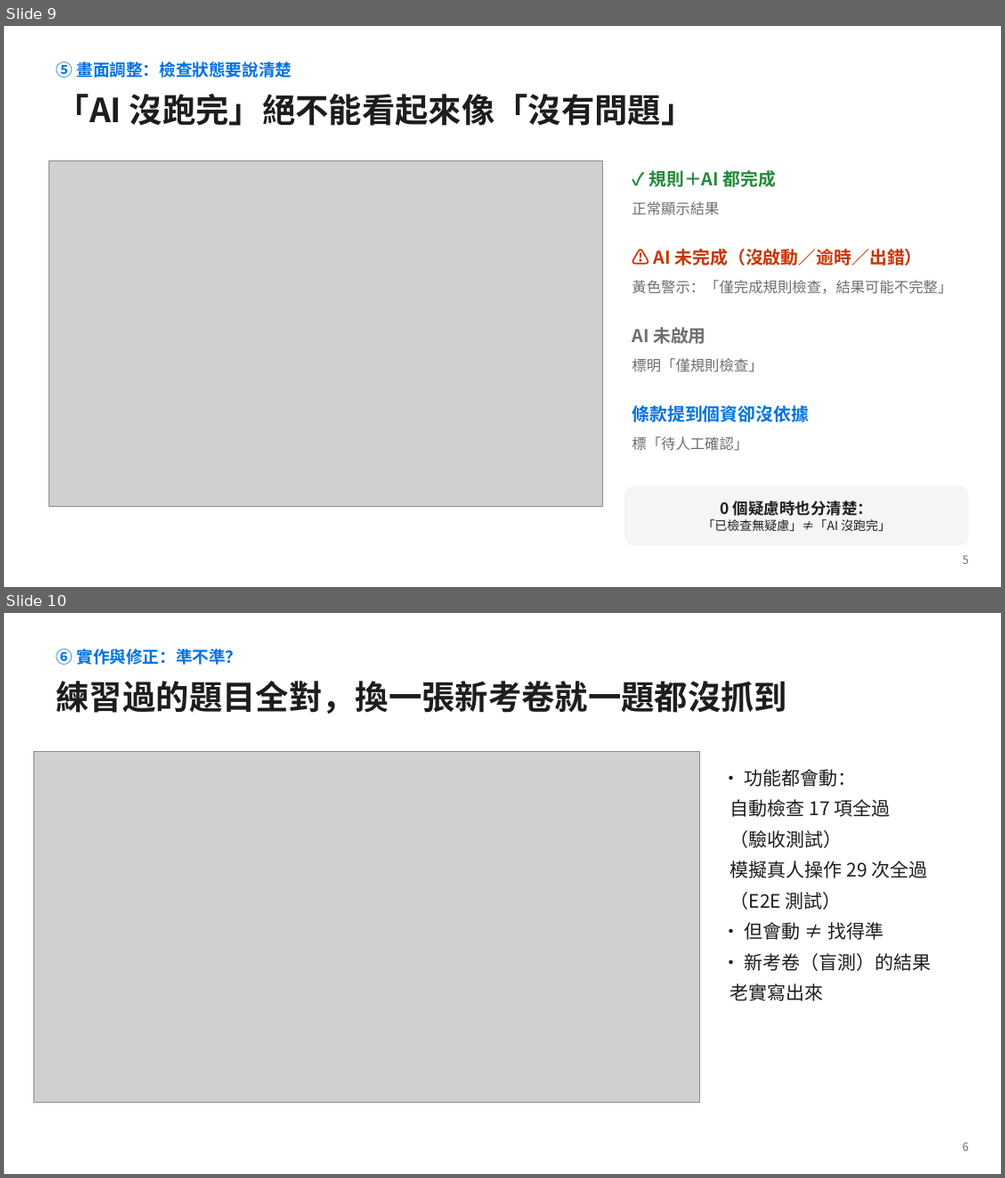
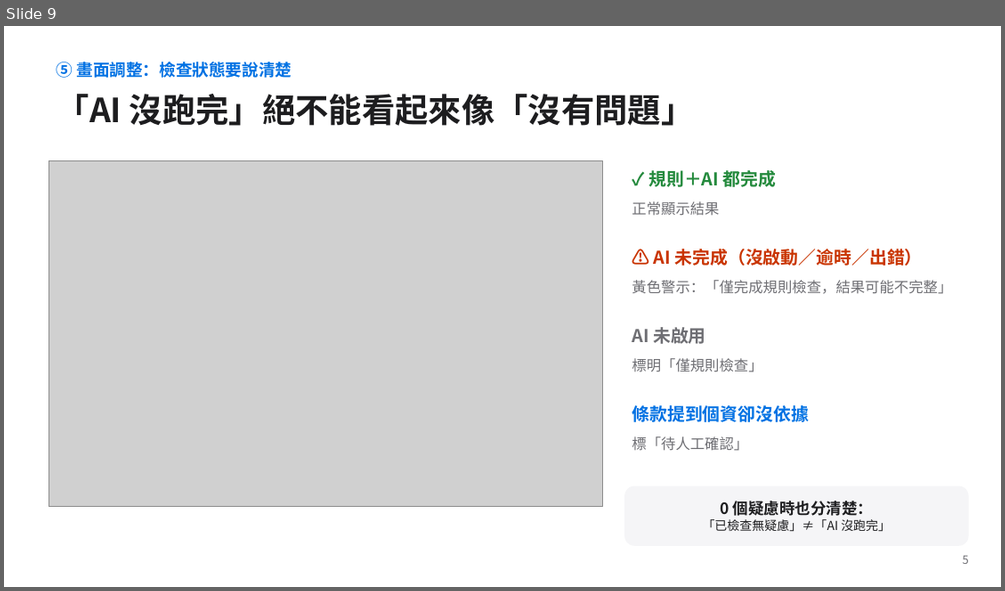
Before and after one commit to jaylooloomi/contract-check, a slide deck: docs/deck/合約外規檢查_簡報_v4.pptx. Shown one above the other, each under a label of ours: slides 9 and 10 before the commit, slide 9 after it. The pictures are 1005x1178 and 1005x591 pixels, drawn with LibreOffice and Linux fonts; fonts in the diff are those of the drawing; grey boxes stand for pictures. Boxes give left, top, right and bottom in pixels: in the first picture for what was removed or moved away, otherwise in the second. Text is boxed around its words. In the diff, an @@ line names an element or a change of style, - is before the commit and + after.

```diff
--- a/docs/deck/合約外規檢查_簡報_v4.pptx
+++ b/docs/deck/合約外規檢查_簡報_v4.pptx
@@ slide 10 removed at <box>4,613,1001,1174</box>, background #FFFFFF @@
@@ text removed at <box>57,649,242,665</box> @@
-⑥ 實作與修正：準不準？
@@ text removed at <box>57,681,788,714</box> @@
-練習過的題目全對，換一張新考卷就一題都沒抓到
@@ picture removed at <box>34,751,699,1102</box> @@
@@ text removed at <box>730,769,931,1001</box> @@
-• 功能都會動：
-自動檢查 17 項全過
-（驗收測試）
-模擬真人操作 29 次全過
-（E2E 測試）
-• 但會動 ≠ 找得準
-• 新考卷（盲測）的結果
-老實寫出來
@@ text removed at <box>963,1142,969,1151</box> @@
-6
```
Also in this commit, not shown: 4 slides changed, 2 slides added, 19 other files.
